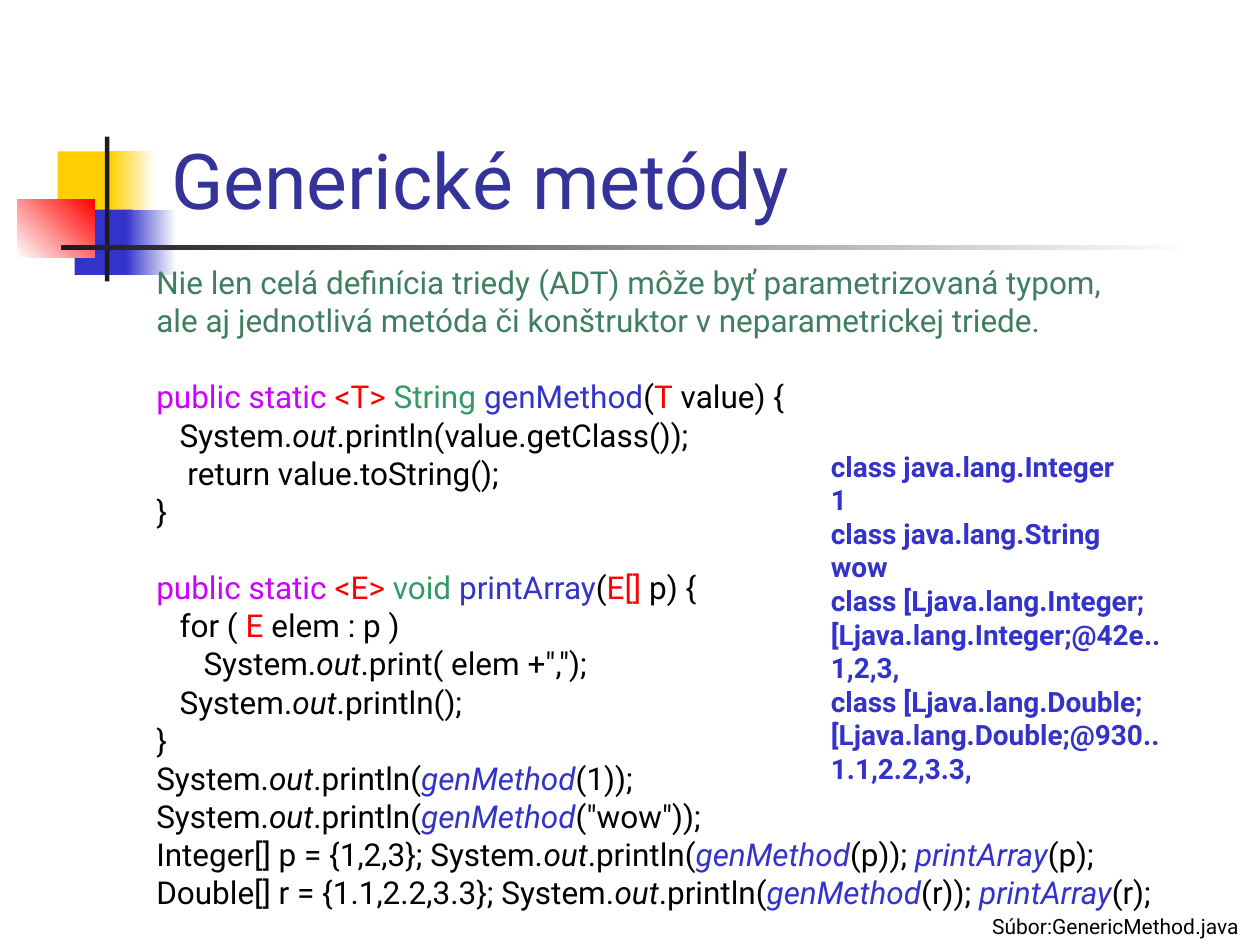
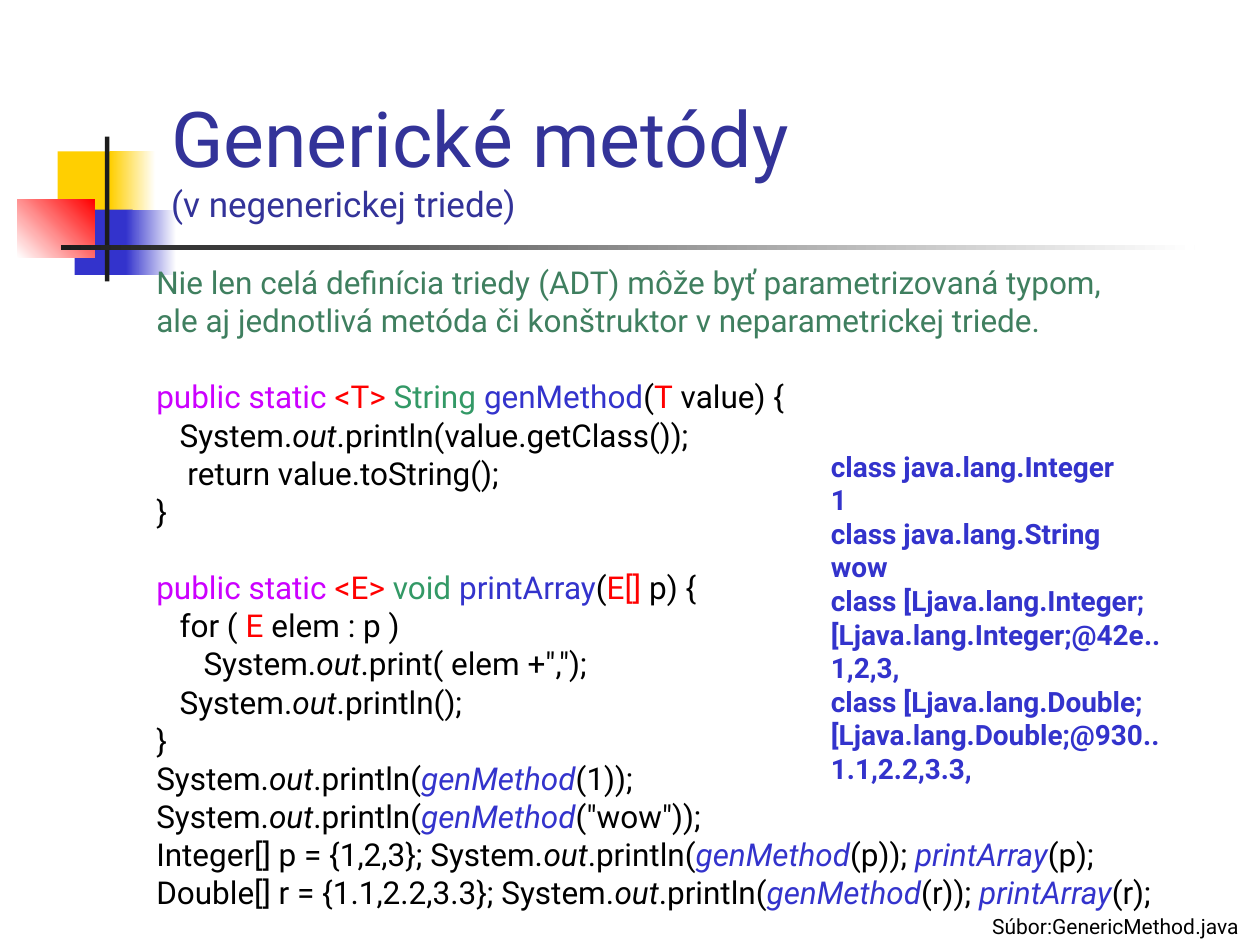
Before and after one commit to Programovanie4/Prednasky, a slide deck: slide 24 of 05/05_java.ppt (slide 22 before the commit). Drawn at 1260x945 pixels with LibreOffice and Linux fonts; fonts in the diff are those of the drawing. Boxes give left, top, right and bottom in pixels: in the first picture for what was removed or moved away, otherwise in the second. Text is boxed around its words. In the diff, an @@ line names an element or a change of style, - is before the commit and + after.

```diff
--- a/05/05_java.ppt
+++ b/05/05_java.ppt
@@ title at [171,109,788,225]: text changed; size 44 to 20 pt @@
-Generické metódy
+Generické metódy
+(v negenerickej triede)
```
Also in this commit, not shown: 11 other slides changed, 2 slides added, 1 other file.
